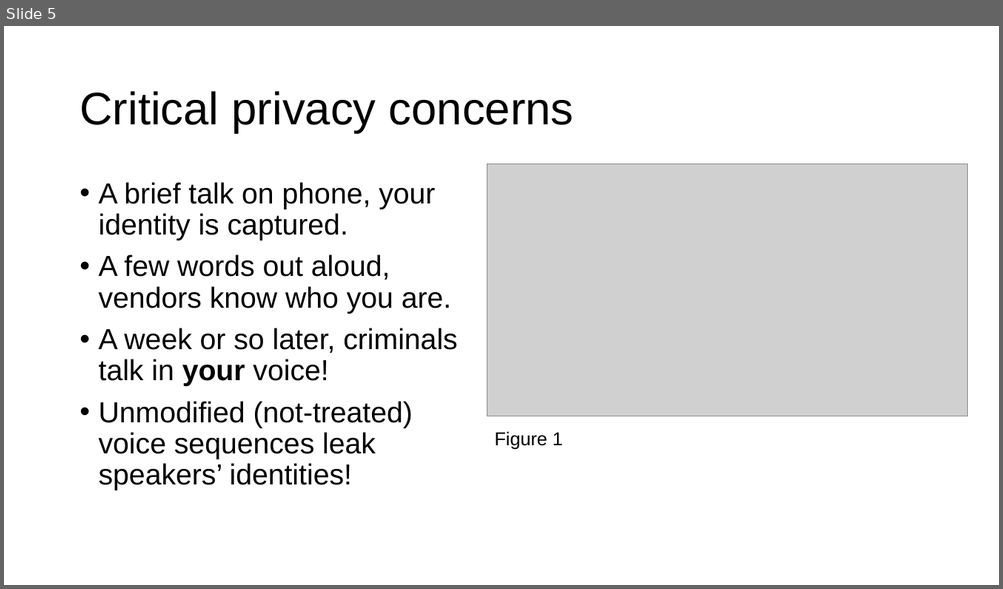
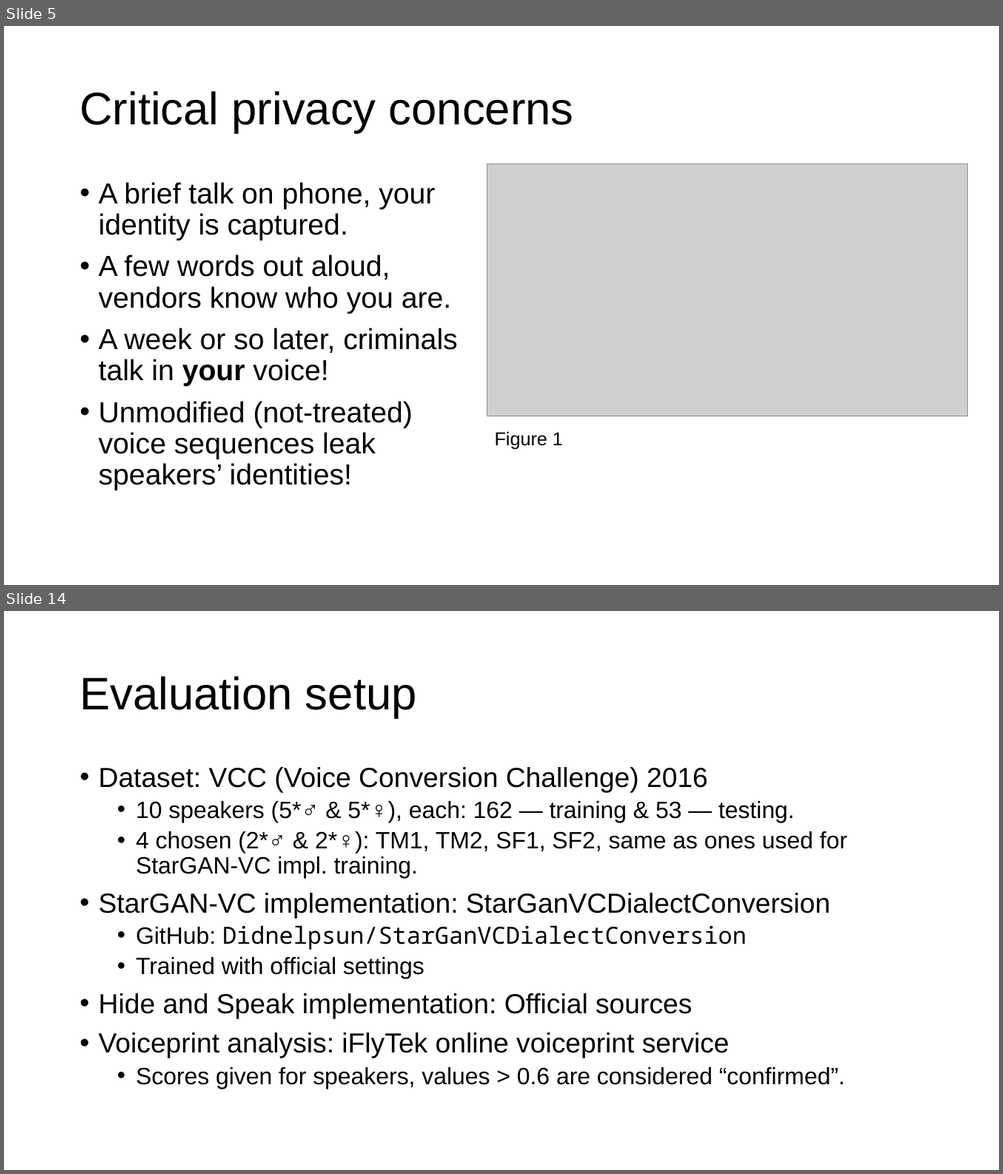
Before and after one commit to aurantiaco-sucus/sgvc_adv_conf, a slide deck: pres.pptx. Shown one above the other, each under a label of ours: slide 5 before the commit, slides 5 and 14 after it; the slides between them are not shown. The pictures are 1003x589 and 1003x1174 pixels, drawn with LibreOffice and Linux fonts; fonts in the diff are those of the drawing; grey boxes stand for pictures. Boxes give left, top, right and bottom in pixels: in the first picture for what was removed or moved away, otherwise in the second. Text is boxed around its words. In the diff, an @@ line names an element or a change of style, - is before the commit and + after.

```diff
--- a/pres.pptx
+++ b/pres.pptx
@@ slide 14 added at [4, 611, 999, 1170], background #FFFFFF @@
@@ title added at [79, 676, 417, 718], 44 pt, text #000000 @@
+Evaluation setup
@@ text added at [99, 767, 847, 1089], 22.8 pt, text #000000 @@
+• Dataset: VCC (Voice Conversion Challenge) 2016
+  • 10 speakers (5*♂ & 5*♀), each: 162 — training & 53 — testing.
+  • 4 chosen (2*♂ & 2*♀): TM1, TM2, SF1, SF2, same as ones used for StarGAN-VC impl. training.
+• StarGAN-VC implementation: StarGanVCDialectConversion
+  • GitHub: Didnelpsun/StarGanVCDialectConversion
+  • Trained with official settings
+• Hide and Speak implementation: Official sources
+• Voiceprint analysis: iFlyTek online voiceprint service
+  • Scores given for speakers, values > 0.6 are considered “confirmed”.
```
Also in this commit, not shown: 4 slides changed, 14 other slides added.
